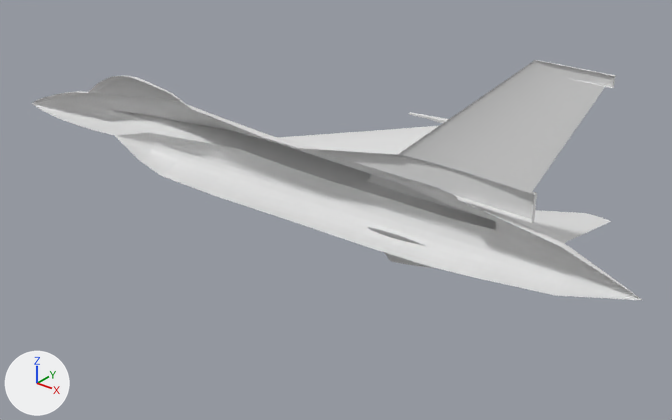
One commit to the Blender file f16/openfoam/models/blend/f16_flaps.blend: the scene before it, then after it.
Both versions are drawn from a 50 mm lens placed at (12.11, -12.92, 7.69), pointed at (1.5, 0.34, -0.53). Arrows for +X, +Y and +Z are at lower left; the lights stay in place.

The first picture shows 'Fuselage'.
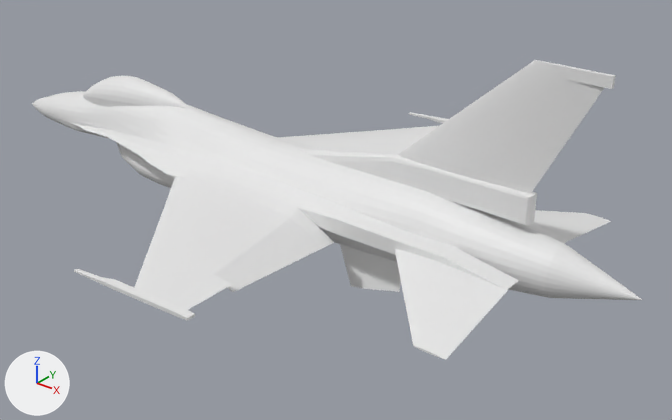
What differs and where, as boxes (x1, y1, x2, y2) in the pictures (672 x 420 px):
'Fuselage', modifiers changed (25% taller): before (32, 60, 642, 300); after (32, 60, 642, 360)

What changed in the scene script:
```text
Change ob_fuselage:
    add _m = ob_fuselage.modifiers.new('Mirror', 'MIRROR')
    add _m.use_axis = (False, True, False)
    add _m.use_clip = True
```
